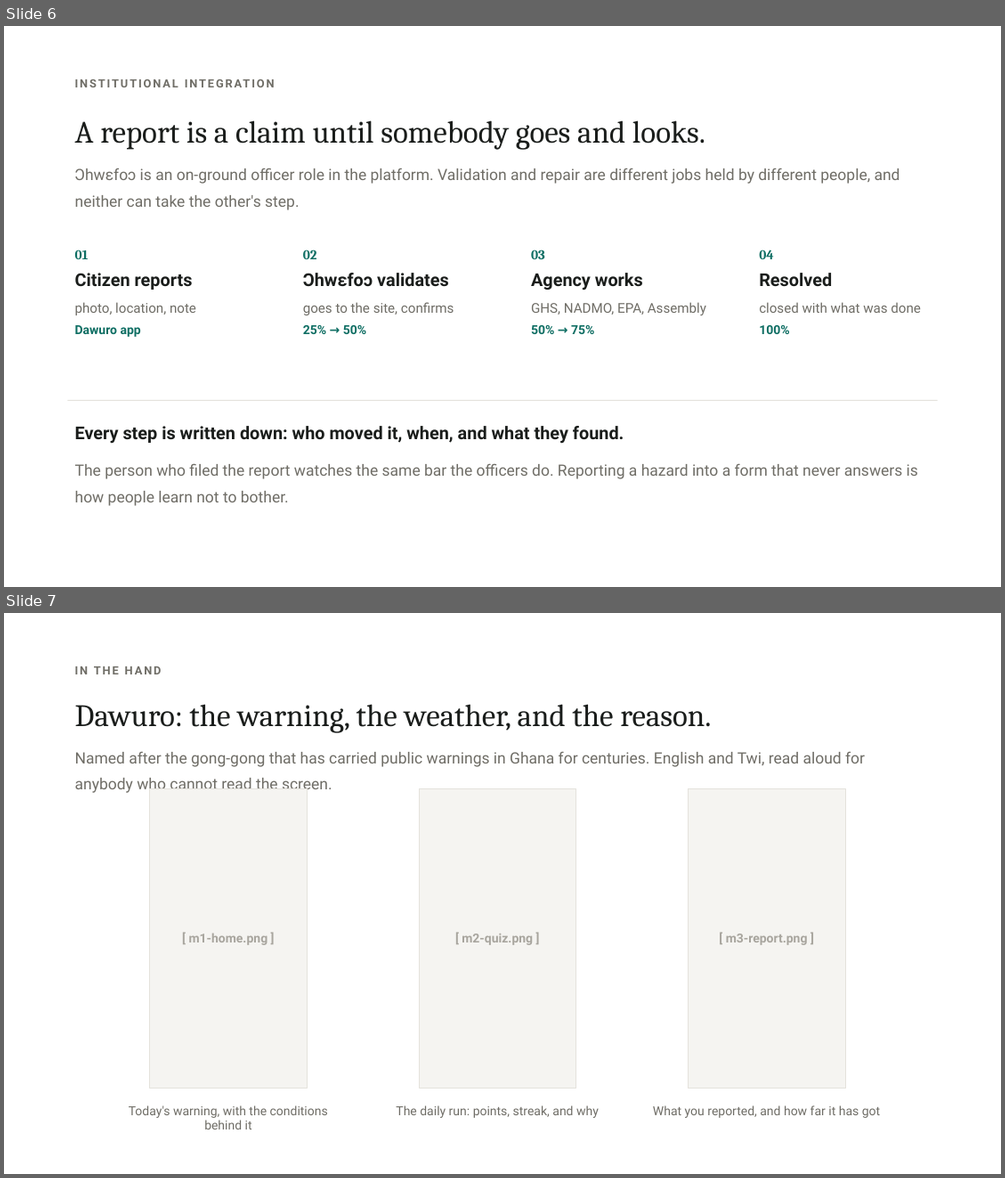
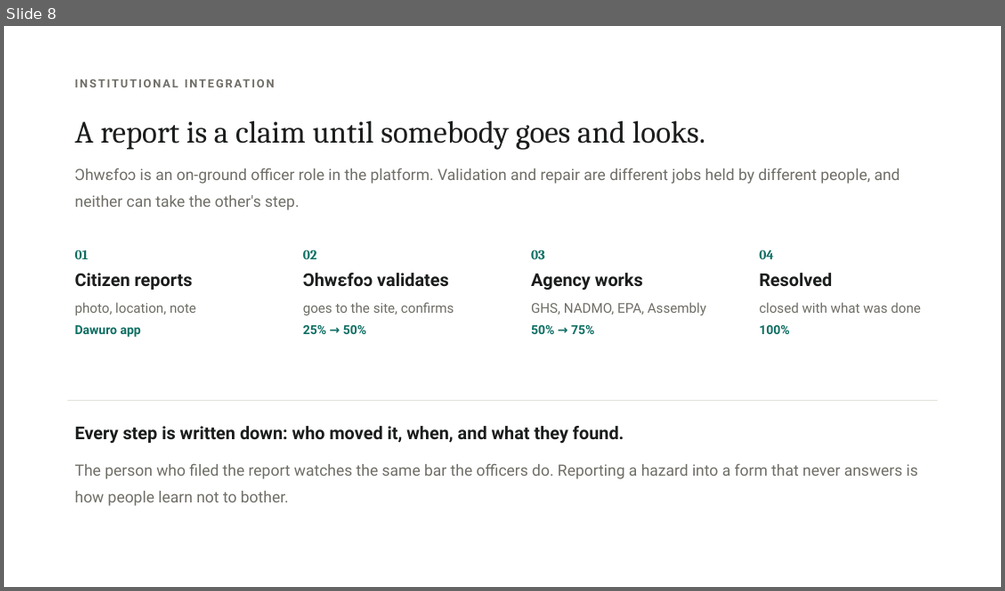
Before and after one commit to Joeboy77/ClimateHealth, a slide deck: deck/ClimaHealth-Predict.pptx. Shown one above the other, each under a label of ours: slides 6 and 7 before the commit, slide 8 after it. The pictures are 1005x1178 and 1005x591 pixels, drawn with LibreOffice and Linux fonts; fonts in the diff are those of the drawing. Boxes give left, top, right and bottom in pixels: in the first picture for what was removed or moved away, otherwise in the second. Text is boxed around its words. In the diff, an @@ line names an element or a change of style, - is before the commit and + after.

```diff
--- a/deck/ClimaHealth-Predict.pptx
+++ b/deck/ClimaHealth-Predict.pptx
@@ slide 7 removed at bbox=[4, 613, 1001, 1174], background #FFFFFF @@
@@ text removed at bbox=[75, 666, 162, 674] @@
-IN THE HAND
@@ text removed at bbox=[75, 704, 865, 793] @@
-Dawuro: the warning, the weather, and the reason.
-Named after the gong-gong that has carried public warnings in Ghana for centuries. English and Twi, read aloud for anybody who cannot read the screen.
@@ rectangle removed at bbox=[150, 788, 307, 1088] @@
-[ m1-home.png ]
@@ rectangle removed at bbox=[419, 788, 576, 1088] @@
-[ m2-quiz.png ]
@@ rectangle removed at bbox=[688, 788, 845, 1088] @@
-[ m3-report.png ]
@@ text removed at bbox=[129, 1105, 328, 1129] @@
-Today's warning, with the conditions behind it
@@ text removed at bbox=[396, 1105, 599, 1118] @@
-The daily run: points, streak, and why
@@ text removed at bbox=[653, 1105, 880, 1118] @@
-What you reported, and how far it has got
@@ what was slide 6 is now slide 8 @@
```
Also in this commit, not shown: 4 slides changed, 5 slides added, 18 other files.
